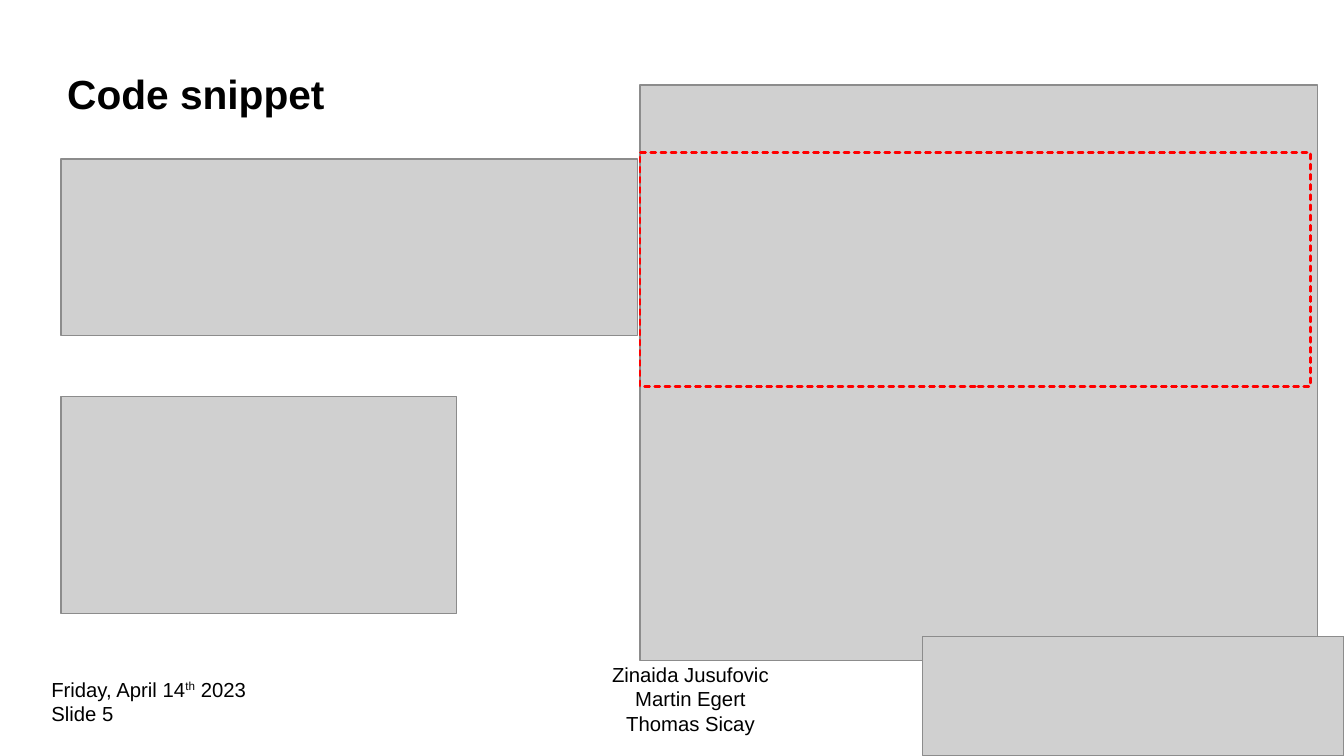
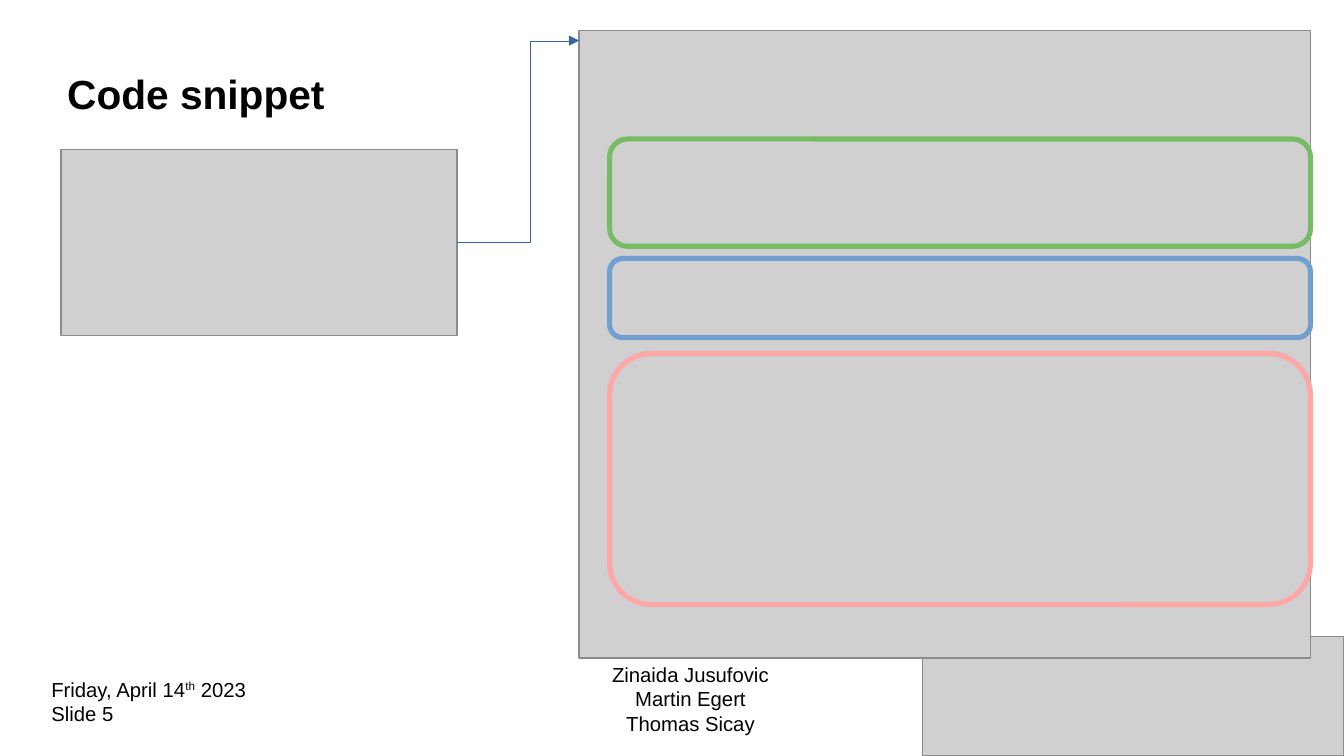
Before and after one commit to CodecoolGlobal/mighty-text-adventure-java-zenais, a slide deck: slide 5 of 20230413_MightyTextAdventure presentation.odp. Drawn at 1344x756 pixels with LibreOffice and Linux fonts; fonts in the diff are those of the drawing; grey boxes stand for pictures. Boxes give left, top, right and bottom in pixels: in the first picture for what was removed or moved away, otherwise in the second. Text is boxed around its words. In the diff, an @@ line names an element or a change of style, - is before the commit and + after.

```diff
--- a/20230413_MightyTextAdventure presentation.odp
+++ b/20230413_MightyTextAdventure presentation.odp
@@ elbow arrow added from (457, 243) to (579, 40), #3465A4 0 pt @@
@@ picture: place and size @@
-picture at (61,396,457,613)
+picture at (579,30,1311,659)
@@ picture removed at (640,85,1317,661) @@
@@ picture: place and size @@
-picture at (61,159,638,335)
+picture at (61,149,457,335)
@@ rounded rectangle added at (610,139,1311,246), outline #77BC65 3 pt @@
@@ rectangle removed at (640,152,1311,387) @@
@@ rounded rectangle added at (610,259,1311,338), outline #729FCF 3 pt @@
@@ rounded rectangle added at (610,354,1311,605), outline #FFA6A6 3 pt @@
```
Also in this commit, not shown: 1 other slide changed.
